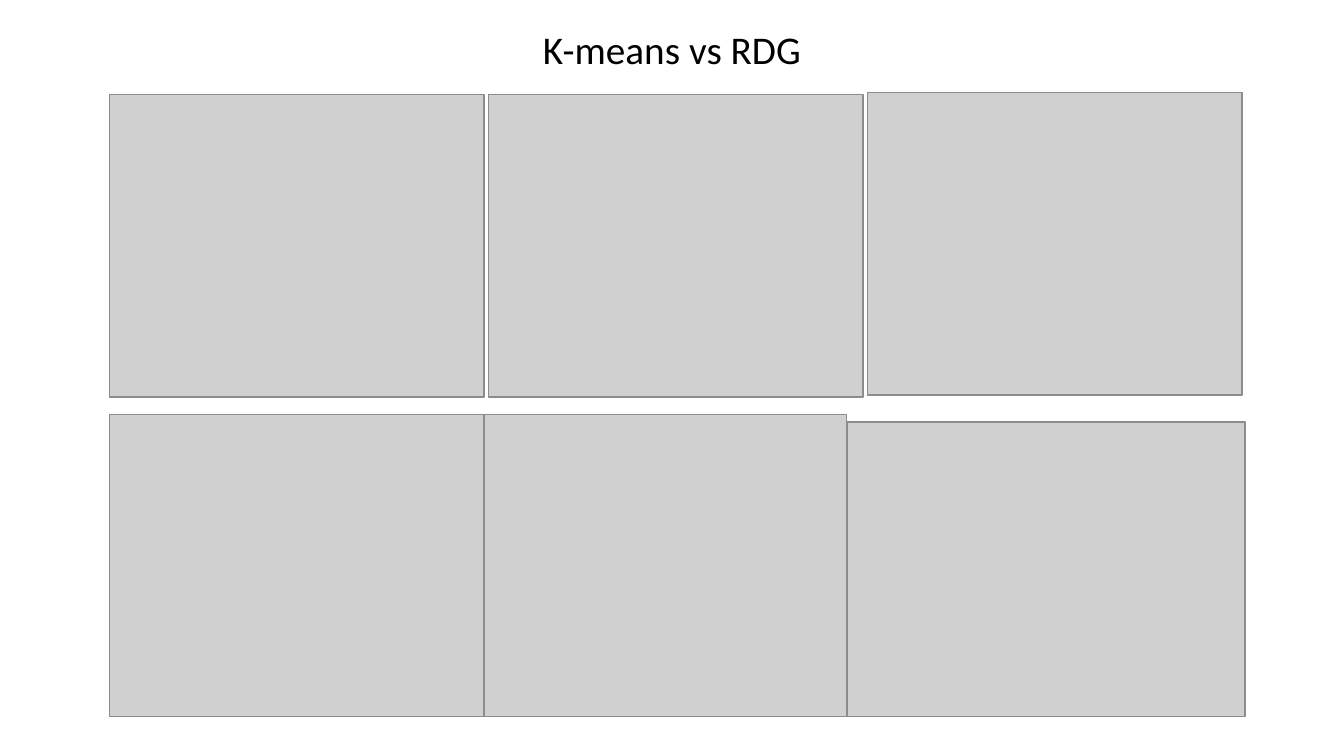
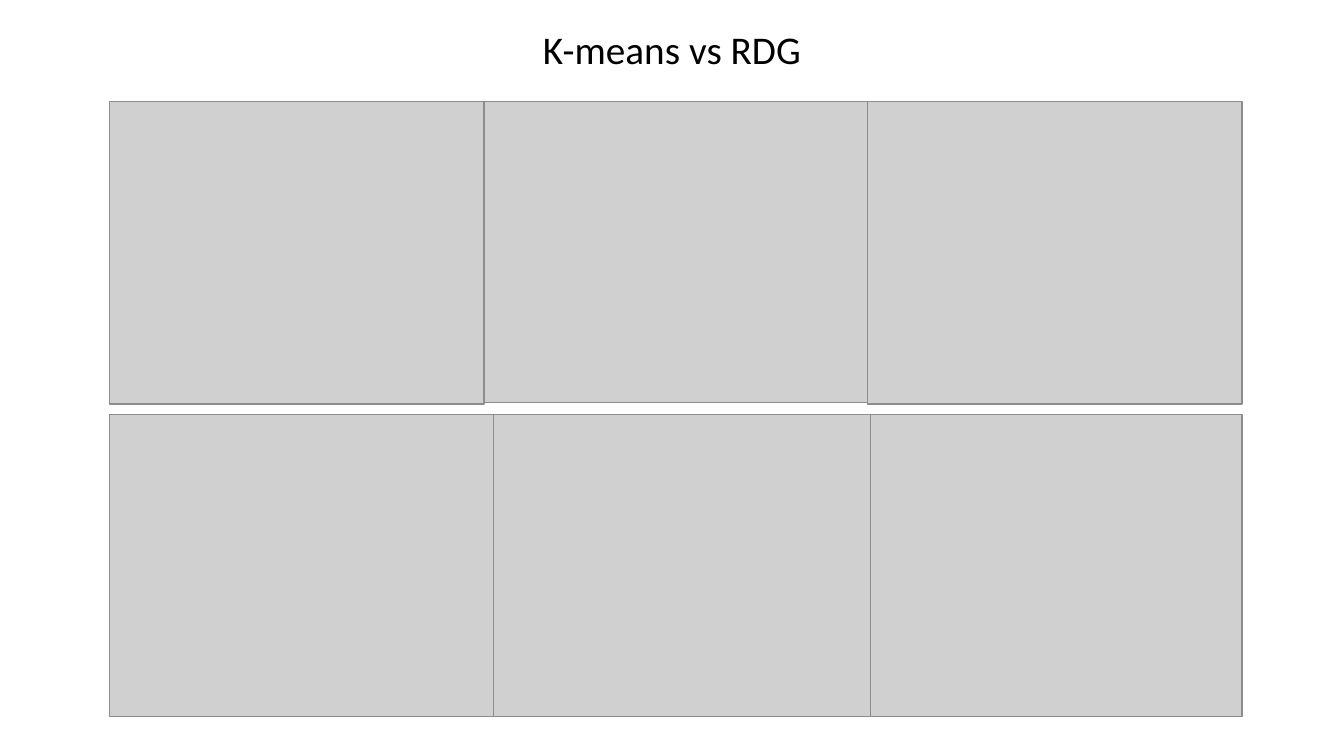
Before and after one commit to Teolul/Dot_Patterns_Perceptual_Grouping_RDG_vs_K-means, a slide deck: slide 24 of presentationITA.pptx (slide 19 before the commit). Drawn at 1344x756 pixels with LibreOffice and Linux fonts; fonts in the diff are those of the drawing; grey boxes stand for pictures; background and template pictures are left out. Boxes give left, top, right and bottom in pixels: in the first picture for what was removed or moved away, otherwise in the second. Text is boxed around its words. In the diff, an @@ line names an element or a change of style, - is before the commit and + after.

```diff
--- a/presentationITA.pptx
+++ b/presentationITA.pptx
@@ picture: place and size @@
-picture at [110, 94, 485, 396]
+picture at [110, 101, 485, 403]
@@ picture: place and size @@
-picture at [488, 94, 863, 396]
+picture at [484, 101, 867, 402]
@@ picture: place and size @@
-picture at [867, 93, 1242, 395]
+picture at [867, 101, 1242, 403]
@@ picture: place and size @@
-picture at [110, 414, 489, 716]
+picture at [110, 414, 495, 716]
@@ picture: place and size @@
-picture at [484, 414, 847, 716]
+picture at [493, 414, 870, 716]
@@ picture: place and size @@
-picture at [847, 422, 1245, 716]
+picture at [871, 414, 1243, 716]
```
Also in this commit, not shown: 12 other slides changed, 5 slides added, 3 other files.
